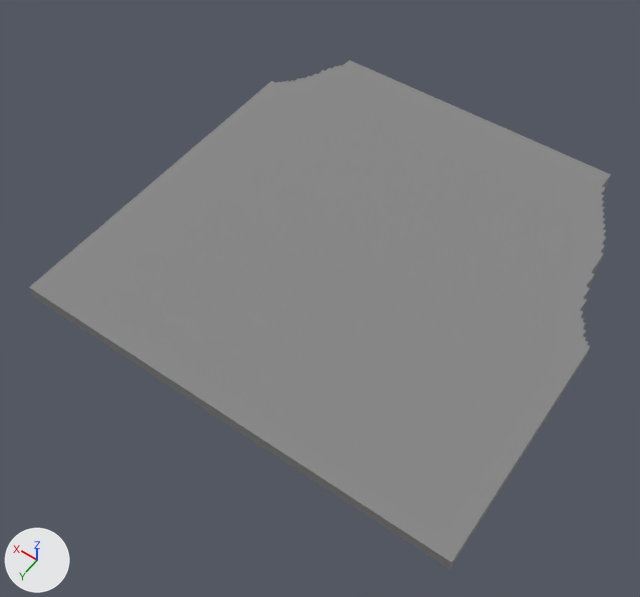
The OBJ model Assets/Models/Main Island/Main Island-1.obj: old version first, new version second.
Both versions are drawn from a 50 mm lens placed at (-81.7, 136.2, 183.1), pointed at (2.1, 19.0, -1.2). Lighting does not change. The marker at lower left points along +X, +Y and +Z. Where no turn or scale is listed for an object, it has been applied to the vertices. Vertices at the same position are counted once.

In view in the first picture: 'Main Island-1'.
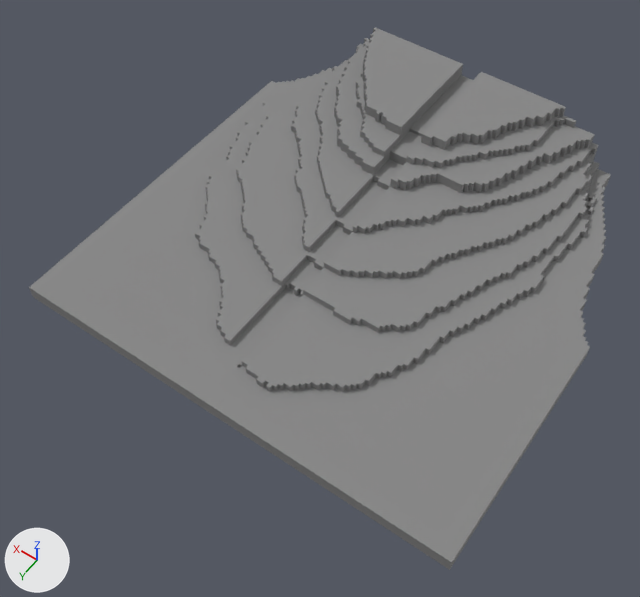
What the commit changed:
me_main_island_1 is used by ob_main_island_1; location (0.0, 0.0, 0.0).
me_main_island_1 had 144 vertices, 284 faces and spanned x -63.0..63.0, y -63.0..63.0, z 0.0..4.0.
me_main_island_1 now has 2011 vertices, 4020 faces and spans x -63.0..63.0, y -63.0..63.0, z 0.0..20.0.
me_main_island_1 part 1: 1867 vertices added at x -46.0..57.0, y -63.0..52.0, z 3.0..20.0.

Location of each change, [x1, y1, x2, y2] in pixels of the pictures (640 x 597 px):
'Main Island-1', reshaped (6% taller)
    before: [29, 60, 611, 570]
    after: [29, 28, 611, 570]
part 1 of me_main_island_1, added
    after: [29, 28, 611, 562]
